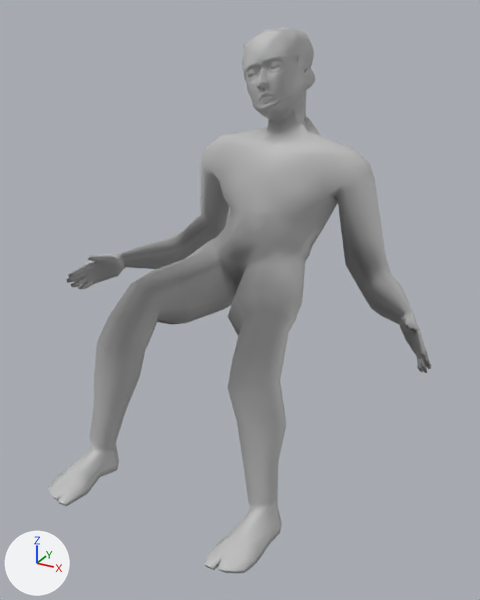
What one commit did to the FBX model Assets/Assets/Dead Body.fbx.
Before and after are seen from a 50 mm lens placed at (0.0164, -0.0329, 0.0245), pointed at (0.0008, -0.0046, 0.0103). Every picture has the same lights, and +X, +Y and +Z are marked at lower left. Where no turn or scale is listed for an object, it has been applied to the vertices.

Script lines for the objects in view, before the commit:
```python
me_mesh = bpy.data.meshes.new('Mesh')
me_mesh.from_pydata(...)  # 1278 vertices, 1286 faces; spans x -0.0111..0.0111, y -0.0139..0.0056, z 0.0007..0.0235
me_mesh.materials.append(mat_lambert2)  # grey #bcbcbc
ob_polysurface16 = bpy.data.objects.new('polySurface16', me_mesh)
ob_polysurface16.location = (0.0, 0.0, 0.0)
```
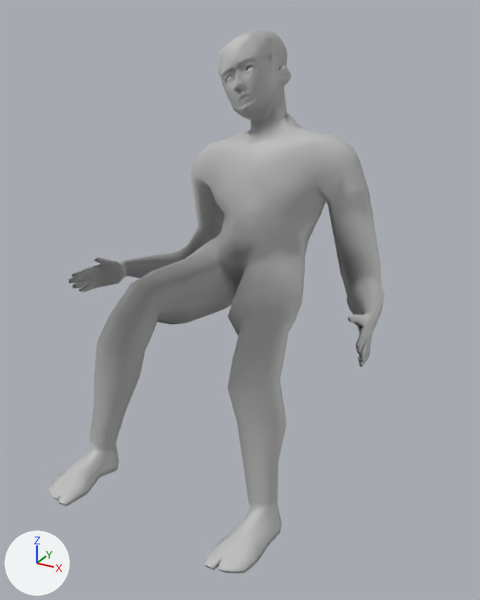
What differs and where, as boxes (x1, y1, x2, y2) in the pictures (480 x 600 px; the box of a moved part takes in the faces that stretch with it):
'polySurface16', reshaped (12% narrower)
    before: (49, 27, 431, 573)
    after: (49, 30, 385, 573)
part 1 of me_mesh, moved or reshaped
    before: (272, 62, 279, 69)
    after: (226, 76, 233, 82)
part 2 of me_mesh, moved or reshaped
    before: (66, 27, 431, 373)
    after: (68, 30, 385, 367)

Diff of the bpy script that builds the scene:
```diff
--- a/Assets/Assets/Dead Body.fbx.py
+++ b/Assets/Assets/Dead Body.fbx.py
@@ me_mesh @@
 # used by ob_polysurface16; location = (0.0, 0.0, 0.0)
-me_mesh.from_pydata(...)  # 1278 vertices, 1286 faces; spans x -0.0111..0.0111, y -0.0139..0.0056, z 0.0007..0.0235
+me_mesh.from_pydata(...)  # 1278 vertices, 1286 faces; spans x -0.0106..0.0082, y -0.0139..0.0056, z 0.0007..0.0233
+# me_mesh part 1: the loose piece of 41 vertices spanning x -0.0006..0.0, y 0.0014..0.0019, z 0.0213..0.0219 is moved by (-0.0028, 0.0, -0.0009)
+# me_mesh part 2: 855 of 1278 vertices moved; they spanned x -0.0111..0.0111, y -0.005..0.0056, z 0.0085..0.0235 and now span x -0.0106..0.0082, y -0.006..0.0056, z 0.0076..0.0233; mean shift (-0.0011, -0.0001, -0.0002); largest move (0.0111, -0.0049, 0.0093) -> (0.0082, -0.006, 0.0095)
 me_mesh.materials.append(mat_lambert2)
```
